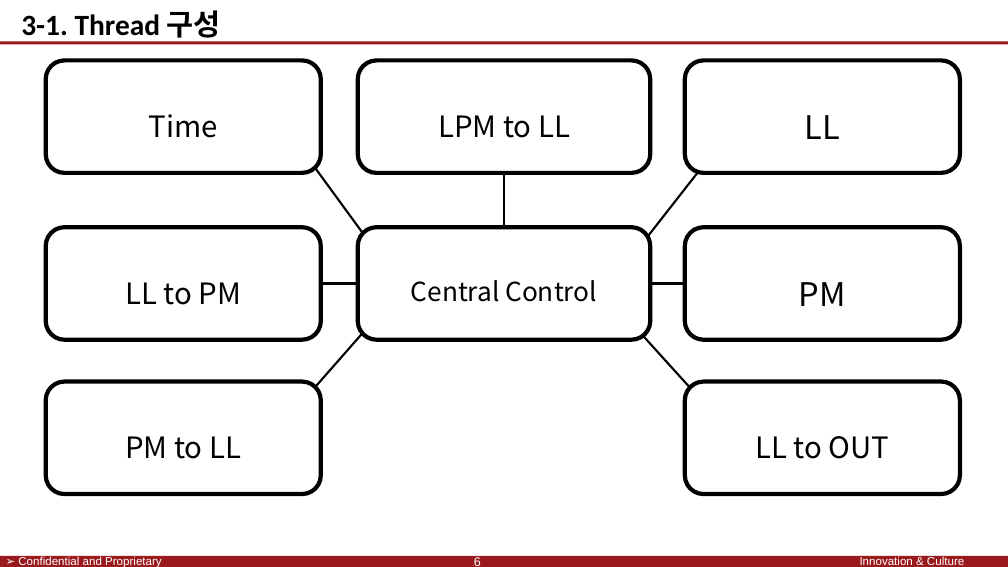
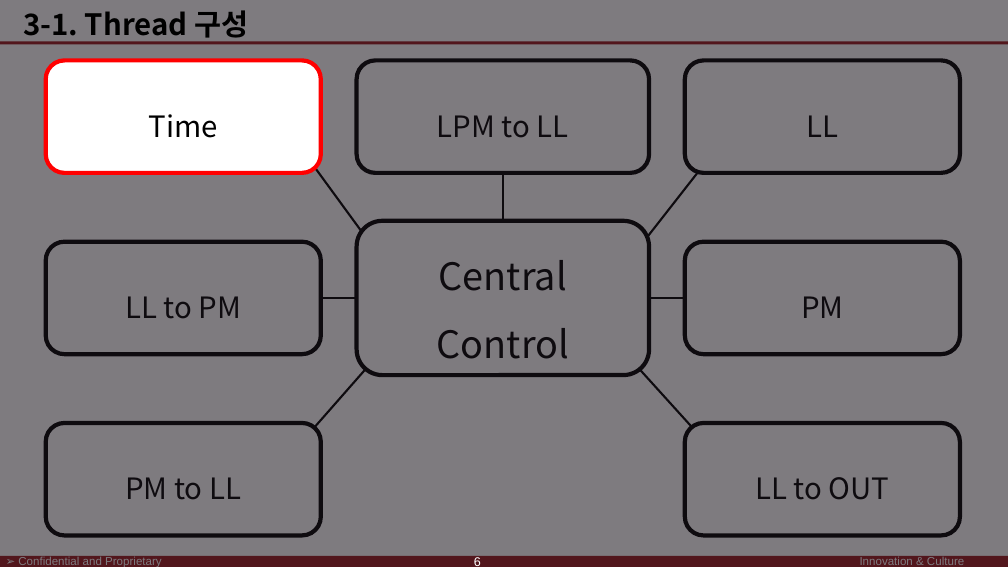
Before and after one commit to SaintSeong/JusungProject, a slide deck: slide 8 of A조 발표/A조 발표.pptx (slide 9 before the commit). Drawn at 1008x567 pixels with LibreOffice and Linux fonts; fonts in the diff are those of the drawing; background and template pictures are left out. Boxes give left, top, right and bottom in pixels: in the first picture for what was removed or moved away, otherwise in the second. Text is boxed around its words. In the diff, an @@ line names an element or a change of style, - is before the commit and + after.

```diff
--- a/A조 발표/A조 발표.pptx
+++ b/A조 발표/A조 발표.pptx
@@ rectangle added at bbox=[0, 0, 1008, 567], fill #1A141C at 56% opacity, outline #000000 0.75 pt @@
@@ text "3-1. Thread 구성" at bbox=[23, 10, 248, 43]: font Calibri to Noto Sans CJK KR; alignment centre to left @@
@@ rounded rectangle "Time" at bbox=[45, 60, 321, 173]: outline #000000 4 pt to #FF0000 4 pt @@
@@ rounded rectangle "LL" at bbox=[685, 60, 960, 173]: size 31 to 28 pt @@
@@ line moved from (504, 228) - (504, 173) to (503, 221) - (503, 173) @@
@@ rounded rectangle "Central Control": place and size @@
-rounded rectangle "Central Control" at bbox=[358, 228, 650, 340]
+rounded rectangle "Central Control" at bbox=[357, 221, 650, 375]
@@ rounded rectangle "Central Control" at bbox=[357, 221, 650, 375]: size 25 to 36 pt @@
@@ rounded rectangle "PM" at bbox=[685, 242, 960, 355]: size 31 to 28 pt @@
@@ 2 rounded rectangles, 2 lines: place and size @@
-2 rounded rectangles, 2 lines at bbox=[45, 228, 960, 340]
+2 rounded rectangles, 2 lines at bbox=[45, 242, 960, 355]
@@ 2 rounded rectangles, 2 lines: place and size @@
-2 rounded rectangles, 2 lines at bbox=[45, 323, 960, 495]
+2 rounded rectangles, 2 lines at bbox=[45, 361, 960, 535]
```
Also in this commit, not shown: 15 other slides changed, 1 slide added, 4 slides removed.
